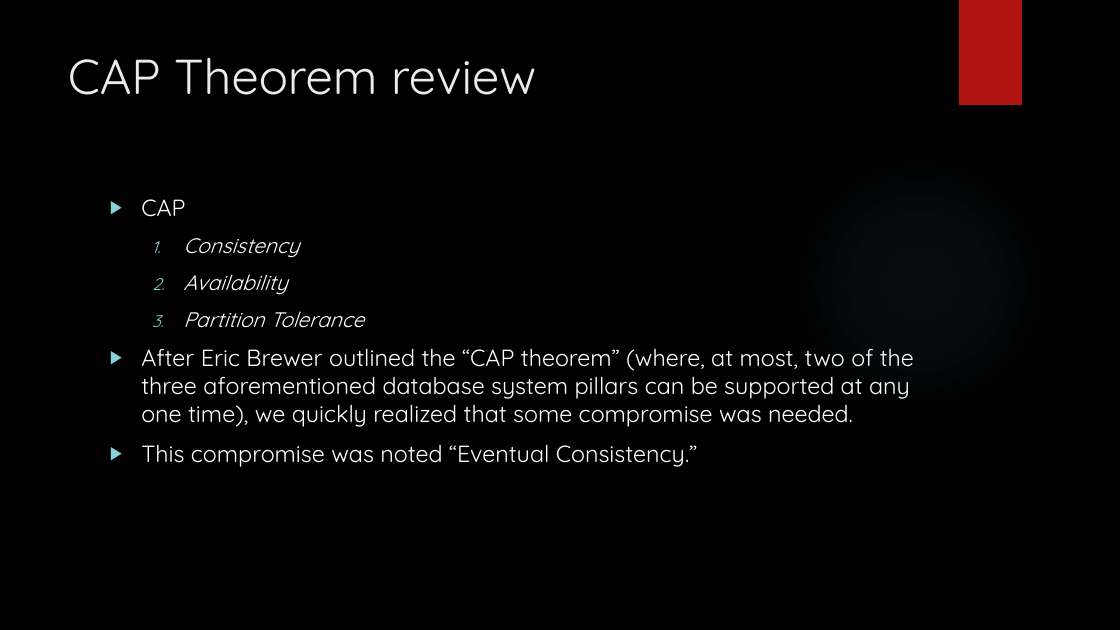
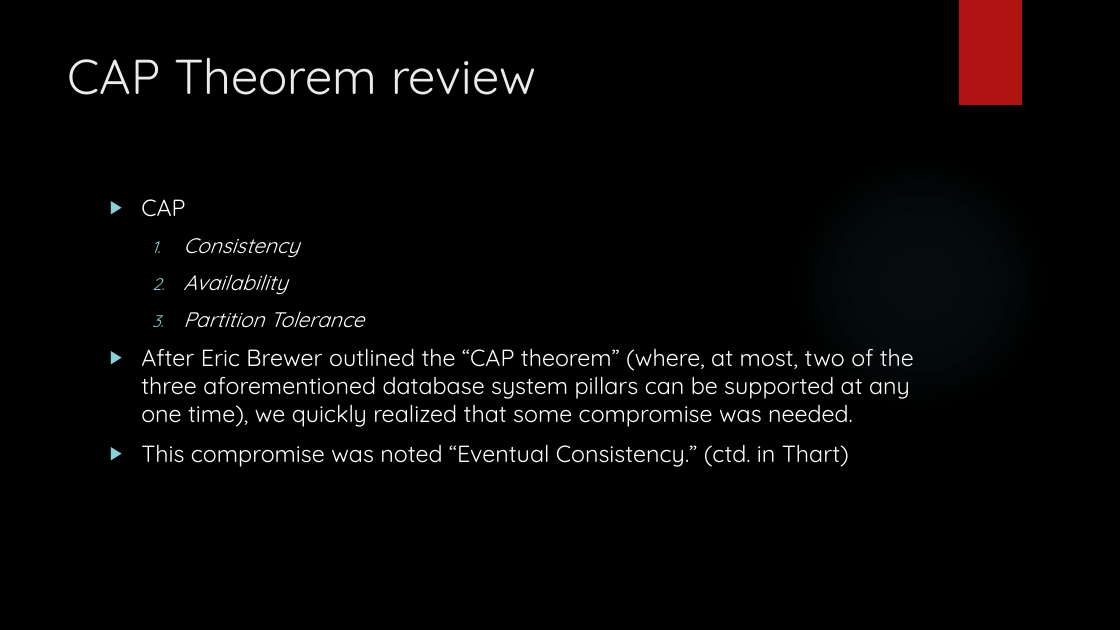
Before and after one commit to MaxWOU/cs364pptx, a slide deck: slide 2 of group6slidshow.pptx. Drawn at 1120x630 pixels with LibreOffice and Linux fonts; fonts in the diff are those of the drawing; background and template pictures are left out. Boxes give left, top, right and bottom in pixels: in the first picture for what was removed or moved away, otherwise in the second. Text is boxed around its words. In the diff, an @@ line names an element or a change of style, - is before the commit and + after.

```diff
--- a/group6slidshow.pptx
+++ b/group6slidshow.pptx
@@ text at (141,444,849,467): text changed @@
-▶ This compromise was noted “Eventual Consistency.”
+▶ This compromise was noted “Eventual Consistency.” (ctd. in Thart)
```
Also in this commit, not shown: 1 other slide changed, 1 slide added, 1 slide removed.
